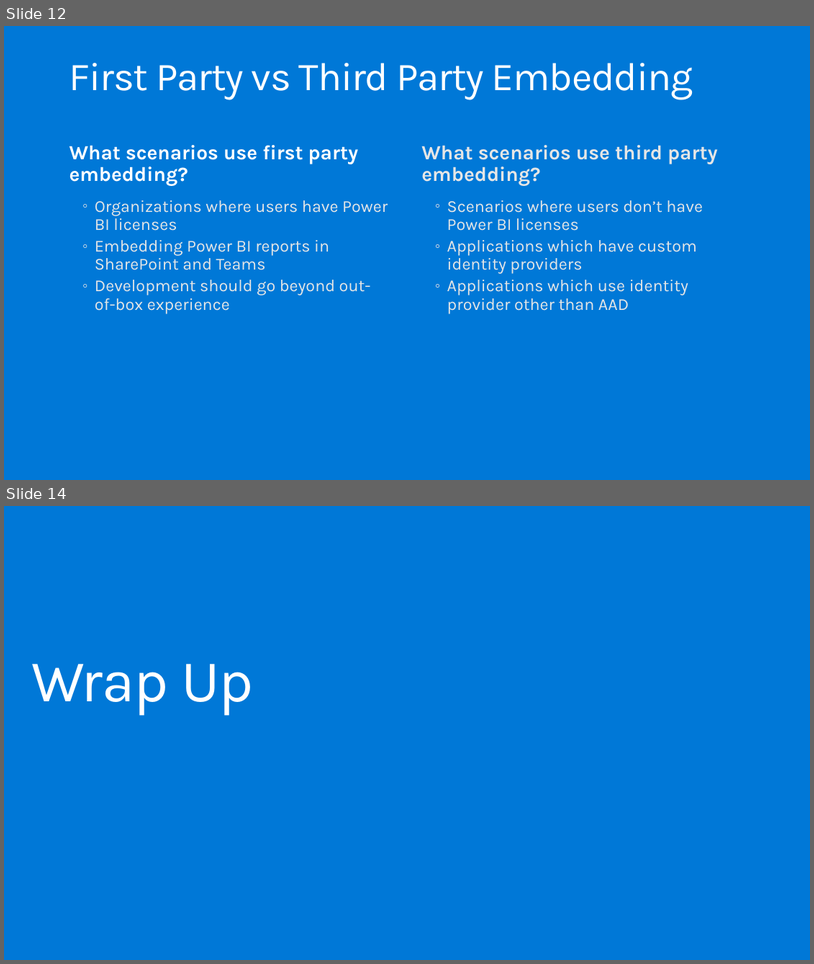
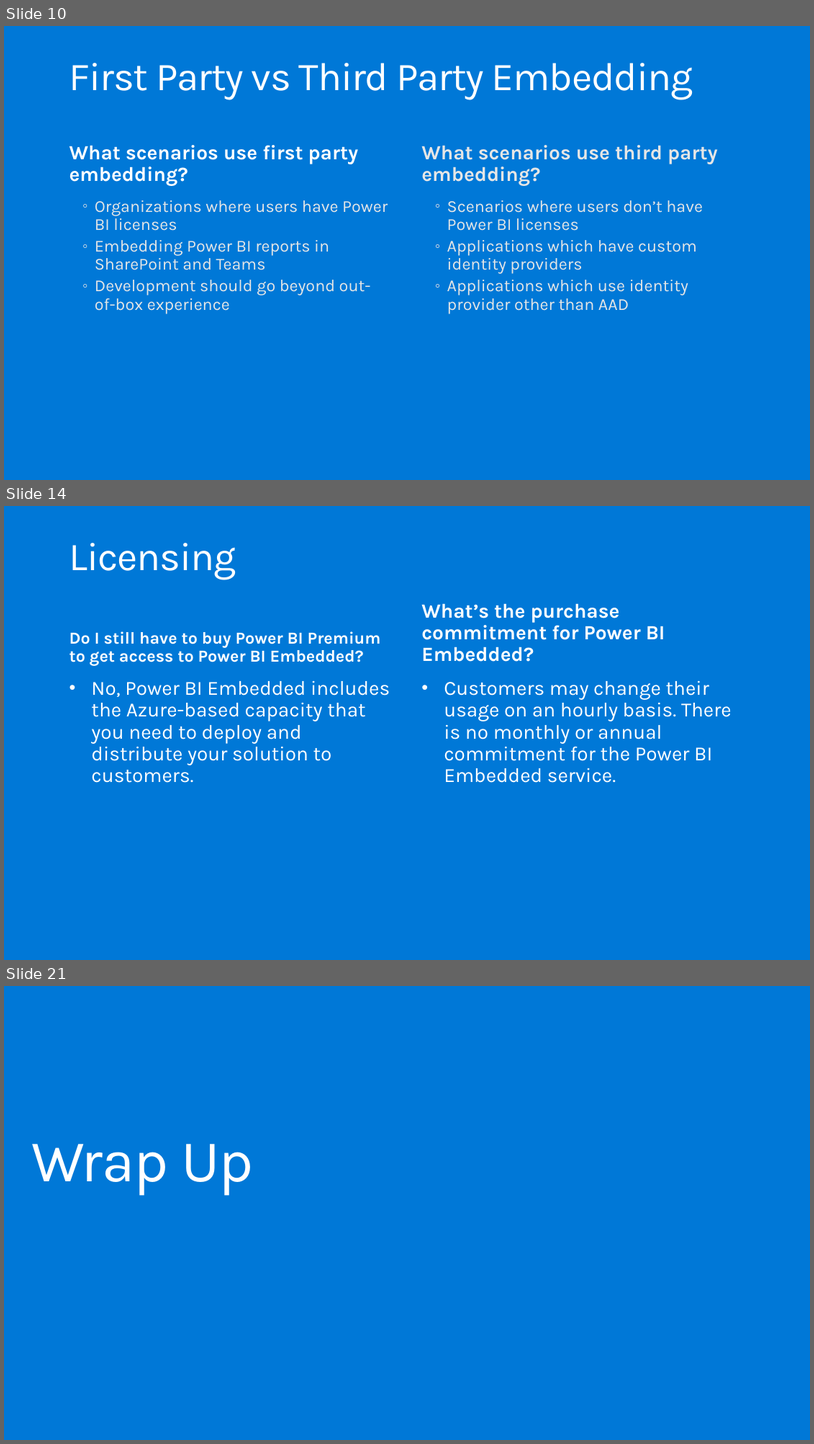
Before and after one commit to hnc198/AzurePowerBI, a slide deck: Hands-on Modules/Embedding/1. What is Power BI Embedded.pptx. Shown one above the other, each under a label of ours: slides 12 and 14 before the commit, slides 10, 14 and 21 after it; the slides between them are not shown. The pictures are 814x964 and 814x1444 pixels, drawn with LibreOffice and Linux fonts; fonts in the diff are those of the drawing. Boxes give left, top, right and bottom in pixels: in the first picture for what was removed or moved away, otherwise in the second. Text is boxed around its words. In the diff, an @@ line names an element or a change of style, - is before the commit and + after.

```diff
--- a/Hands-on Modules/Embedding/1. What is Power BI Embedded.pptx
+++ b/Hands-on Modules/Embedding/1. What is Power BI Embedded.pptx
@@ slide 14 added at (4, 506, 810, 960), background #0078D7 @@
@@ title added at (70, 543, 237, 580), 47 pt, text #FFFFFF @@
+Licensing
@@ text added at (422, 603, 666, 662), 24 pt, text #FFFFFF, bold @@
+What’s the purchase commitment for Power BI Embedded?
@@ text added at (70, 631, 381, 666), 20 pt, text #FFFFFF, bold @@
+Do I still have to buy Power BI Premium to get access to Power BI Embedded?
@@ text added at (91, 681, 390, 782), 24 pt, text #FFFFFF @@
+• No, Power BI Embedded includes the Azure-based capacity that you need to deploy and distribute your solution to customers.
@@ text added at (444, 680, 732, 782), 24 pt, text #FFFFFF @@
+• Customers may change their usage on an hourly basis. There is no monthly or annual commitment for the Power BI Embedded service.
@@ what was slide 12 is now slide 10 @@
@@ what was slide 14 is now slide 21 @@
```
Also in this commit, not shown: 7 slides changed, 7 other slides added, 1 slide removed, 4 other files.
